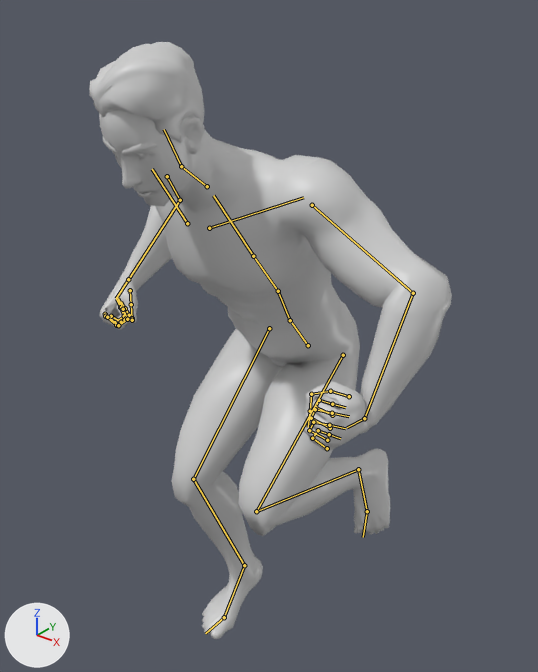
Renders of the glTF model assets/models/character/guardian.glb from each side of a commit.
The view is the same before and after, from a 50 mm lens placed at (0.981, -1.321, 1.697), pointed at (-0.03, -0.057, 0.913). The lights are fixed; the arrows at lower left show +X, +Y and +Z. The picture after the commit comes second. Both versions are drawn at frame 12 of the action 'BowRun'; the numbers are the values there. The bones that change, and the others that lie on the model, are drawn over the model as lines.

Objects in the first picture: 'StoneGuardian'.
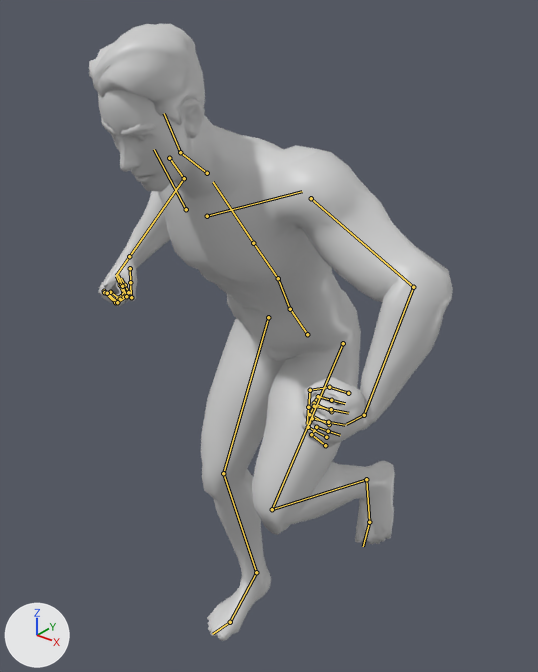
The edits, one by one:
Bone 'pelvis' (bone_pelvis) moves from (-0.004, -0.108, 0.003) to (-0.006, -0.077, -0.005).
Bone 'spine_02' (bone_spine_02) turns from (13, 0, 4) to (13, -1, 4) degrees about its own x, y and z.
Bone 'spine_03' (bone_spine_03) turns from (13, -1, 1) to (13, -4, 0) degrees about its own x, y and z.
Bone 'neck_01' (bone_neck_01) turns from (-13, -1, -2) to (-13, 2, -2) degrees about its own x, y and z.
Bone 'Head' (bone_head) turns from (-10, 0, -2) to (-12, 2, -2) degrees about its own x, y and z.
Bone 'upperarm_l' (bone_upperarm_l) turns from (23, -2, -28) to (19, -1, -26) degrees about its own x, y and z.
Bone 'lowerarm_l' (bone_lowerarm_l) turns from (66, 21, 0) to (66, 17, 0) degrees about its own x, y and z.
Bone 'thigh_l' (bone_thigh_l) turns from (-75, 0, -1) to (-64, -1, -1) degrees about its own x, y and z.
Bone 'calf_l' (bone_calf_l) turns from (119, 1, 0) to (104, 1, 0) degrees about its own x, y and z.
Bone 'foot_l' (bone_foot_l) turns from (7, 8, -6) to (7, 7, -2) degrees about its own x, y and z.
Bone 'thigh_r' (bone_thigh_r) turns from (-68, 0, -1) to (-49, -1, -1) degrees about its own x, y and z.
Bone 'calf_r' (bone_calf_r) turns from (63, 0, 0) to (37, 0, 0) degrees about its own x, y and z.
Bone 'foot_r' (bone_foot_r) turns from (8, 0, 0) to (-2, 0, -2) degrees about its own x, y and z.
Bone 'ball_r' (bone_ball_r) turns from (28, 0, 0) to (21, 0, 0) degrees about its own x, y and z.

Where the change shows, as pixel boxes (x1, y1, x2, y2) in the pictures (538 x 672 px):
'StoneGuardian', posed
    before: (89, 42, 452, 639)
    after: (89, 24, 453, 641)
bone 'pelvis', root to tip
    before: (308, 345) to (292, 323)
    after: (307, 334) to (291, 311)
bone 'spine_02', root to tip
    before: (278, 291) to (253, 256)
    after: (278, 278) to (253, 243)
bone 'spine_03', root to tip
    before: (253, 256) to (213, 195)
    after: (253, 243) to (213, 182)
bone 'neck_01', root to tip
    before: (207, 186) to (181, 166)
    after: (207, 173) to (180, 152)
bone 'Head', root to tip
    before: (181, 166) to (164, 129)
    after: (180, 152) to (164, 113)
bone 'upperarm_l', root to tip
    before: (312, 205) to (413, 293)
    after: (311, 198) to (413, 287)
bone 'lowerarm_l', root to tip
    before: (413, 293) to (364, 418)
    after: (413, 287) to (364, 415)
bone 'thigh_l', root to tip
    before: (343, 355) to (256, 511)
    after: (343, 343) to (272, 509)
bone 'calf_l', root to tip
    before: (256, 511) to (358, 469)
    after: (272, 509) to (366, 479)
bone 'foot_l', root to tip
    before: (358, 469) to (367, 511)
    after: (366, 479) to (369, 522)
bone 'thigh_r', root to tip
    before: (269, 328) to (193, 479)
    after: (268, 317) to (223, 473)
bone 'calf_r', root to tip
    before: (193, 479) to (244, 565)
    after: (223, 473) to (256, 572)
bone 'foot_r', root to tip
    before: (244, 565) to (224, 617)
    after: (256, 572) to (230, 622)
bone 'ball_r', root to tip
    before: (224, 617) to (205, 633)
    after: (230, 622) to (212, 634)
